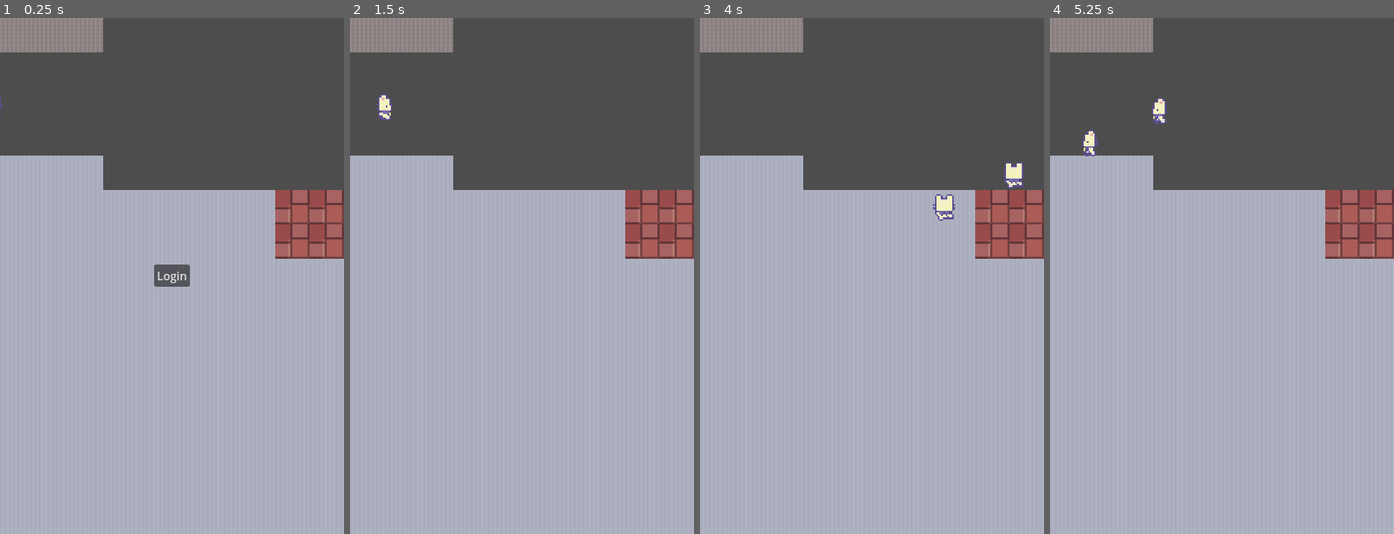
Above: before the commit, frames 1-4 (left to right).
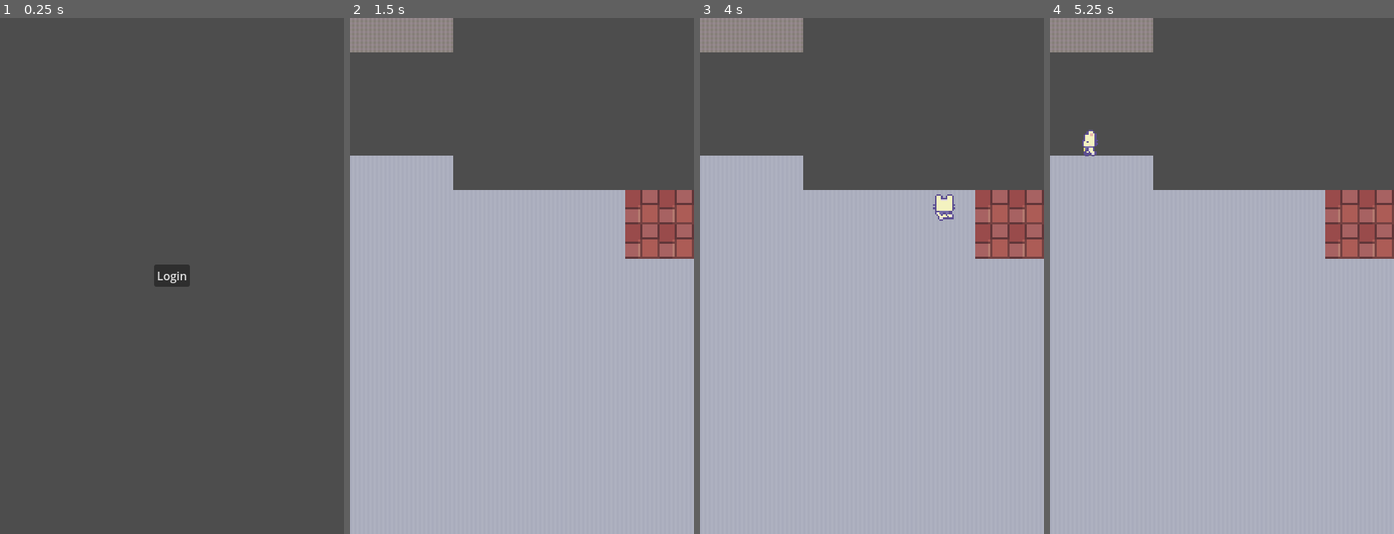
Above: after the commit, the same moments.

Repository: TebelR/devClubHack2025
Game: Godot game, scene res://main.tscn
The game is run twice, just before and just after one commit, with the same random seed, the same clock (stepped at 60 frames per second) and the same inputs.
Inputs:
- Up to frame 1 (0.25 s): no input
- Up to frame 2 (1.5 s): click "Login" at 0.5 s; tap Enter at 1.25 s; hold Right (ui_right) from 1.28 s (still down)
- Up to frame 3 (4 s): release Right (ui_right) at 2.03 s; hold Down (ui_down) 2.03-2.78 s; hold Right (ui_right) 2.78-3.53 s; hold Up (ui_up) from 3.53 s (still down)
- Up to frame 4 (5.25 s): release Up (ui_up) at 4.28 s; hold Left (ui_left) from 4.28 s (still down)

The runs differ from the first frame. In frame 1, 70% of the frame differs, in the area x 0-100%, y 0-100%; in frame 2, 0.2%; in frame 3, 0.3%; in frame 4, 0.2%.

Commit message:
Fixed weird doubling up of scenes, login now works

Diff:
--- a/main.gd
+++ b/main.gd
@@ -4,16 +4,30 @@
 var cur_lon = 0
 var cur_lat = 0
 var phone_flag = null
-@onready var android_loc_plugin = get_node("AndroidGeolocationPlugin")
+
+@export var android_plugin: AndroidGeolocationPlugin
+
+@onready var eng_main_scene = $Eng_Main_Scene
+@onready var eng_2_scene = $Eng_2nd_Scene
+@onready var eng_base_scene = $Eng_Base_Scene
+@onready var ui = $UI
+@onready var menu_scene = $MenuScene
+@onready var player_scene = $Player
+
 
 # Called when the node enters the scene tree for the first time.
 func _ready() -> void:
+	hide_all_scenes()
+
 	if(OS.get_name().contains("Android") or OS.get_name().contains("iOS")):
 		set_portrait_mode()#in the case if a phone running this app
-		android_loc_plugin._request_location_permission()
-		await(android_loc_plugin.android_location_permission_updated)
-		android_loc_plugin.android_location_updated.connect(self._on_location_update)
-		android_loc_plugin._start_geolocation_listener(5000, 0.0)#milisec timeout, minDist
+		android_plugin._request_location_permission()
+		await(android_plugin.android_location_permission_updated)
+		android_plugin.android_location_updated.connect(self._on_location_update)
+		android_plugin._start_geolocation_listener(5000, 0.0)#milisec timeout, minDist
+
+		#android_plugin.android_location_permission_updated.connect(self._on_location_permission)
+		#android_plugin.android_location_updated.connect(self._on_location_update)
 		phone_flag = true
 	else:
 		set_landscape_mode()#In the case of a PC running this app
@@ -25,11 +39,21 @@
 	proceedToScene("menu_scene")
 
 
+
 func _on_location_update(location_dictionary: Dictionary) -> void:
 	var cur_lat: float = location_dictionary["latitude"]
 	var cur_lon: float = location_dictionary["longitude"]
 
 
+
+#prevents doubling up of scenes
+func hide_all_scenes():
+	eng_main_scene.hide()
+	eng_2_scene.hide()
+	eng_base_scene.hide()
+	ui.hide()
+	player_scene.hide()
+	menu_scene.hide()
 
 
 func set_portrait_mode():
Not shown, changed: addons/GeolocationPlugin/plugin.cfg
